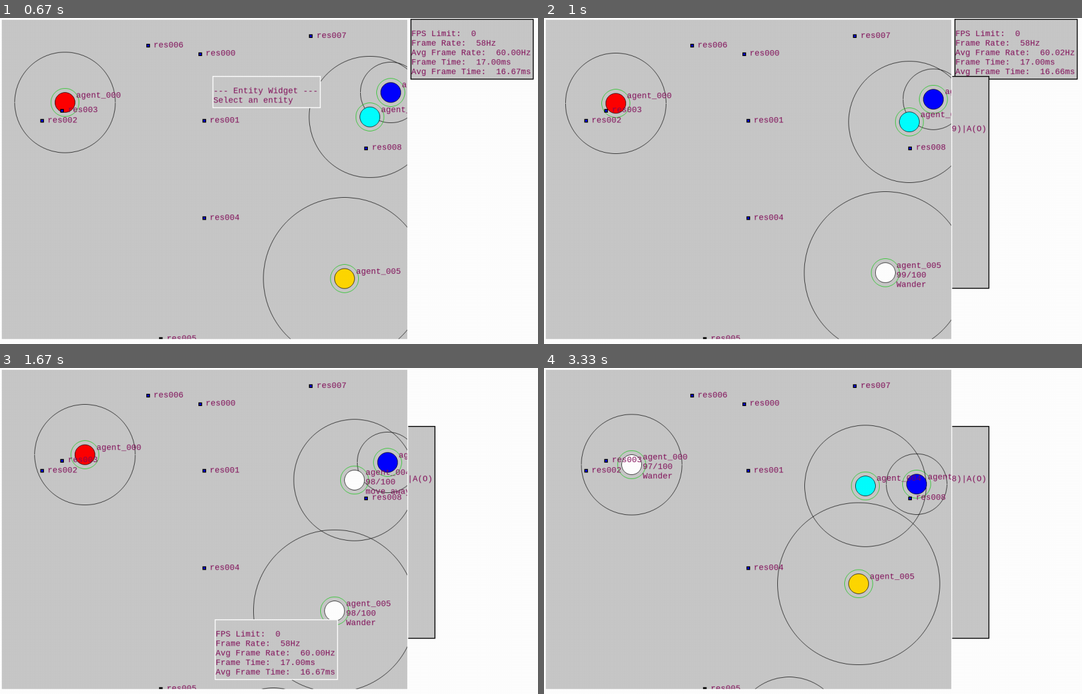
Above: before the commit, frames 1-4 (two rows, left to right).
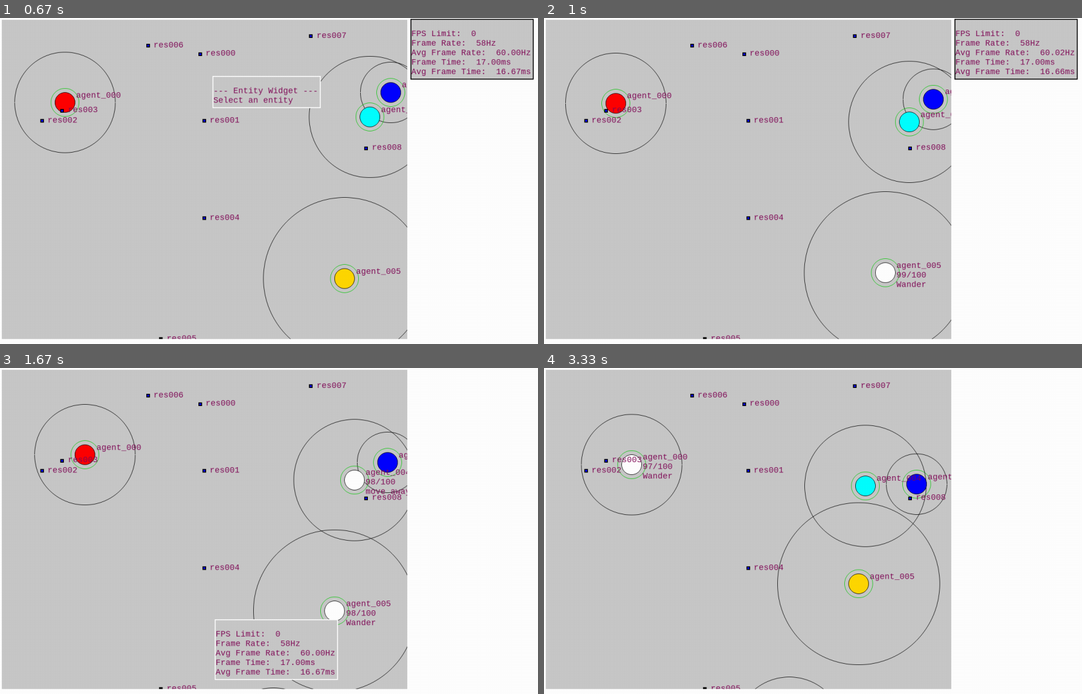
Above: after the commit, the same moments.

Repository: raphaelpaiva/py_creatures
Game: pygame game, started from main.py
The game is run twice, just before and just after one commit, with the same random seed, the same clock (stepped at 60 frames per second) and the same inputs.
Inputs (mouse positions are in pixels of both pictures, inside the frame that each line leads up to):
- Up to frame 1 (0.67 s): press the mouse at (462, 96) at 0.37 s; move the mouse to (365, 92) at 0.47 s; release the mouse at (263, 92) at 0.6 s
- Up to frame 2 (1 s): click (893, 203) at 0.72 s
- Up to frame 3 (1.67 s): press the mouse at (306, 504) at 1.03 s; move the mouse to (344, 495) at 1.13 s; release the mouse at (381, 485) at 1.27 s; press the mouse at (473, 397) at 1.37 s; move the mouse to (371, 524) at 1.47 s; release the mouse at (274, 648) at 1.6 s
- Up to frame 4 (3.33 s): press the mouse at (845, 504) at 1.7 s; move the mouse to (732, 511) at 1.8 s; release the mouse at (619, 521) at 1.93 s; press the mouse at (807, 442) at 2.03 s; move the mouse to (904, 544) at 2.13 s; release the mouse at (995, 648) at 2.27 s; press the mouse at (818, 648) at 2.37 s; move the mouse to (732, 553) at 2.47 s; release the mouse at (646, 459) at 2.6 s; press the mouse at (818, 648) at 2.7 s; move the mouse to (856, 566) at 2.8 s; release the mouse at (888, 485) at 2.93 s; click (888, 544) at 3.05 s

Frame 1 is identical in both runs. In frame 2, 4.6% of the frame differs, in the area x 75-83%, y 17-84%; in frame 3, 3.4%; in frame 4, 4.6%.

Commit message:
fix(ui): appropriate indents in Entity Widget

Diff:
--- a/app/render_system/widgets/entity_widget.py
+++ b/app/render_system/widgets/entity_widget.py
@@ -26,33 +26,34 @@
 
   def dump(self) -> str:
     if self.entity:
-      return dedent(
-        f"""
-        Id:{self._id()}
-        Type: {self.entity.type}
-        Move: {self._movement()}
-        Desire:{self._desire()}
-        Energy: {self._energy()}
-        Brain: {self._brain()}
-        """
-      )
+      fields = [
+        self._id(),
+        self._movement(),
+        self._desire(),
+        self._energy(),
+        self._brain()
+      ]
+      return "\n".join([f for f in fields if f])
     else:
       return 'Select an entity'
 
   def _id(self):
+    label = 'Id'
     if self.entity.name and self.entity.name != self.entity.id:
-      return f"{self.entity.name} | {self.entity.id}"
+      return f"{label}: {self.entity.name} | {self.entity.id}"
     else:
-      return self.entity.id
+      return f"{label}: {self.entity.id}"
 
   def _movement(self) -> str:
     movement = self.entity.movement
     if movement:
-      return '|'.join([
+      label = 'Mov.'
+      fields = '|'.join([
         self._named_vector('P', movement.position),
         self._named_vector('V', movement.velocity),
         self._named_vector('A', movement.acceleration),
       ])
+      return f"{label}: {fields}"
     else:
       return ''
 
@@ -68,30 +69,27 @@
   def _desire(self) -> str:
     desire_component: DesireComponent = self.entity.get_component(DesireComponent)
     if desire_component:
-      match desire_component.desire.__class__:
-        case app.desire.MoveTo:
-          desire: MoveTo = desire_component.desire
-          return f"MoveTo({desire.location})"
-        case _:
-          return desire_component.desire.__class__.__name__
+      return f"Desire: {desire_component.desire}"
     else:
       return ''
 
   def _energy(self) -> str:
     energy_component: EnergyComponent = self.entity.get_component(EnergyComponent)
     if energy_component:
-      return f"{energy_component.current:.1f}/{energy_component.max_energy:.1f} - {energy_component.rate:.4f}"
+      return f"Energy: {energy_component.current:.1f}/{energy_component.max_energy:.1f} - {energy_component.rate:.4f}"
     else:
       return ''
 
   def _brain(self) -> str:
     brain_component: BrainComponent = self.entity.get_component(BrainComponent)
     if brain_component:
-      return f"""
-          hunger thresh.: {brain_component.hunger_threshold}
-          diet: {brain_component.diet_reasoner.__class__.__name__}
-          {self._neurons()}
-        """
+      label = 'Brain'
+      fields = '\n  '.join([
+        f"hunger thresh.: {brain_component.hunger_threshold}",
+        f"diet: {brain_component.diet_reasoner.__class__.__name__}",
+        self._neurons()
+      ])
+      return f"{label}:\n  {fields}"
     else:
       return ''
 
@@ -99,10 +97,7 @@
     brain_component: BrainComponent = self.entity.get_component(BrainComponent)
     if brain_component:
       neurons: Dict[str, float] = brain_component.input_neurons
-      neurons_str = '\n  '.join([f"{k}: {v:.1f}" for k, v in neurons.items()])
+      neurons_str = '\n    '.join([f"{k}: {v:.1f}" for k, v in neurons.items()])
 
-      return f"""
-neurons:
-  {neurons_str}
-"""
+      return f"neurons:\n    {neurons_str}"
     return ''
